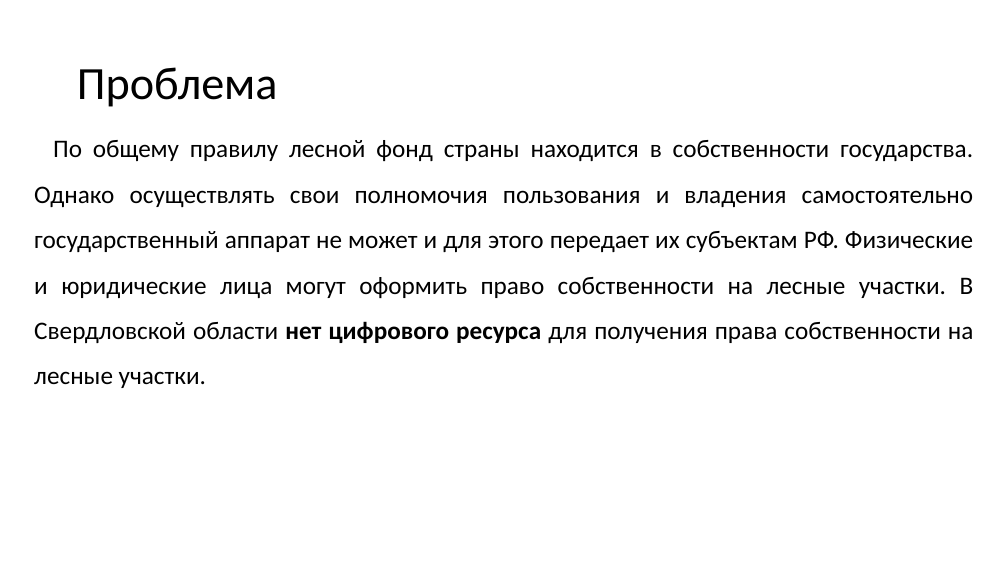
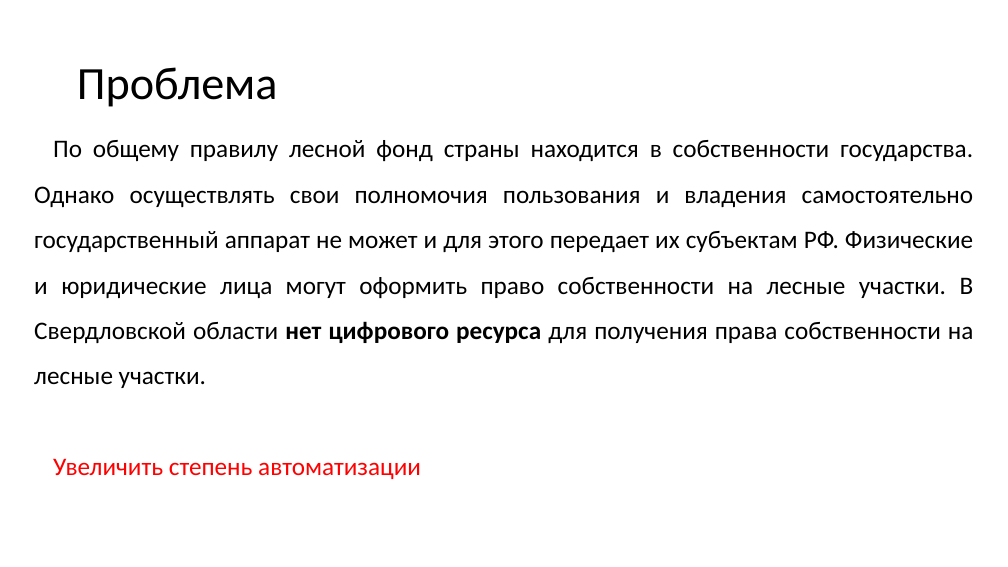
Before and after one commit to mcdodik20008/docs, a slide deck: slide 2 of Презентация.pptx. Drawn at 1008x567 pixels with LibreOffice and Linux fonts; fonts in the diff are those of the drawing. Boxes give left, top, right and bottom in pixels: in the first picture for what was removed or moved away, otherwise in the second. Text is boxed around its words. In the diff, an @@ line names an element or a change of style, - is before the commit and + after.

```diff
--- a/Презентация.pptx
+++ b/Презентация.pptx
@@ text at bbox=[53, 458, 421, 479]: paragraph added @@
+Увеличить степень автоматизации
```
Also in this commit, not shown: 2 other slides changed, 1 other file.
